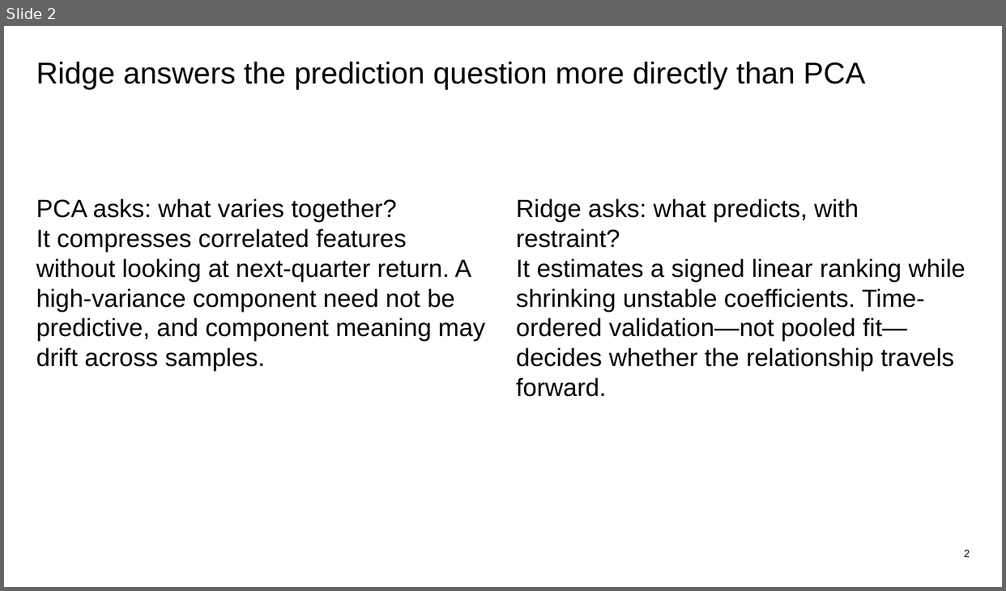
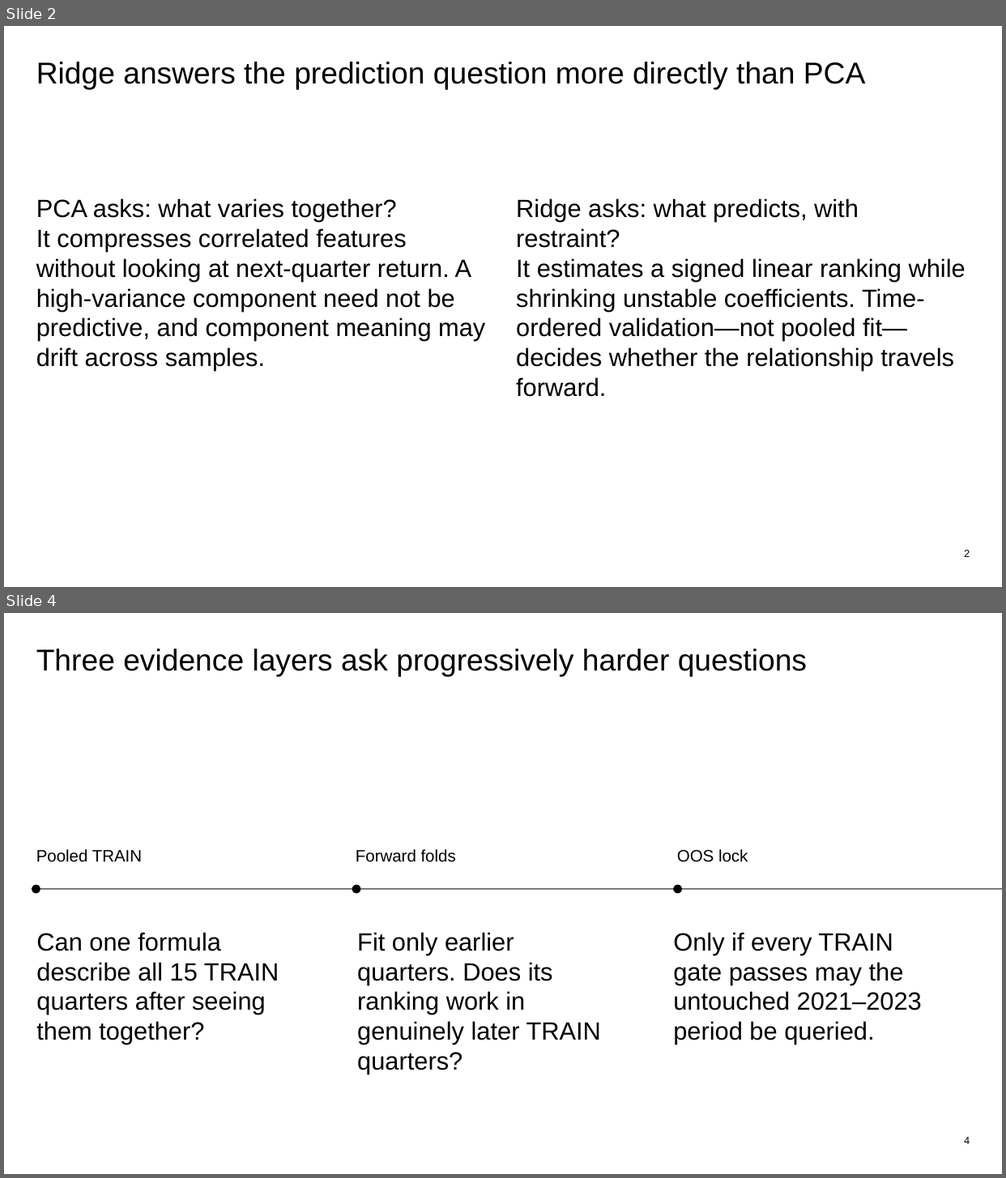
Before and after one commit to Francisc0Franc0/Time-Series-Modeling-Gen5, a slide deck: operator_hypothesis_lab/presentations/hyp_mom_04_1_regularized_trend_state_quartile_evidence.pptx. Shown one above the other, each under a label of ours: slide 2 before the commit, slides 2 and 4 after it; the slides between them are not shown. The pictures are 1006x591 and 1006x1178 pixels, drawn with LibreOffice and Linux fonts; fonts in the diff are those of the drawing. Boxes give left, top, right and bottom in pixels: in the first picture for what was removed or moved away, otherwise in the second. Text is boxed around its words. In the diff, an @@ line names an element or a change of style, - is before the commit and + after.

Commit message:
Clarify Ridge evidence ladder in HYP-MOM-04.1 deck

```diff
--- a/operator_hypothesis_lab/presentations/hyp_mom_04_1_regularized_trend_state_quartile_evidence.pptx
+++ b/operator_hypothesis_lab/presentations/hyp_mom_04_1_regularized_trend_state_quartile_evidence.pptx
@@ slide 4 added at [4, 613, 1002, 1174], background #FFFFFF @@
@@ text added at [36, 649, 807, 677], 29 pt, text #000000 @@
+Three evidence layers ask progressively harder questions
@@ text added at [36, 850, 142, 862], 16 pt, text #000000 @@
+Pooled TRAIN
@@ text added at [356, 850, 456, 862], 16 pt, text #000000 @@
+Forward folds
@@ text added at [677, 850, 748, 862], 16 pt, text #000000 @@
+OOS lock
@@ line added from (32, 889) to (1002, 889), #000000 0.75 pt @@
@@ ellipse added at [32, 884, 40, 894], fill #000000 @@
@@ ellipse added at [352, 884, 361, 894], fill #000000 @@
@@ ellipse added at [673, 884, 682, 894], fill #000000 @@
@@ text added at [36, 932, 279, 1045], 24 pt, text #000000 @@
+Can one formula describe all 15 TRAIN quarters after seeing them together?
@@ text added at [357, 932, 601, 1045], 24 pt, text #000000 @@
+Fit only earlier quarters. Does its ranking work in genuinely later TRAIN quarters?
@@ text added at [673, 932, 922, 1045], 24 pt, text #000000 @@
+Only if every TRAIN gate passes may the untouched 2021–2023 period be queried.
@@ text added at [964, 1137, 970, 1144], 10 pt, text #000000 @@
+4
```
Also in this commit, not shown: 11 slides changed, 1 other slide added, 1 other file.
